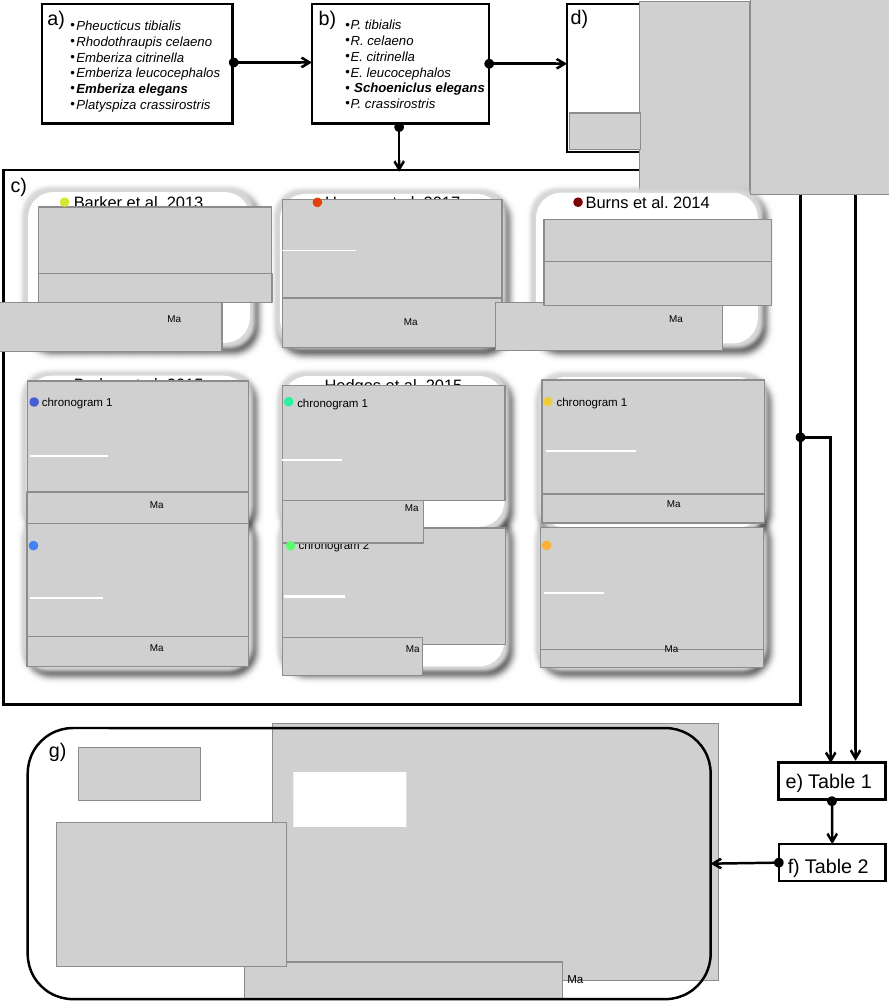
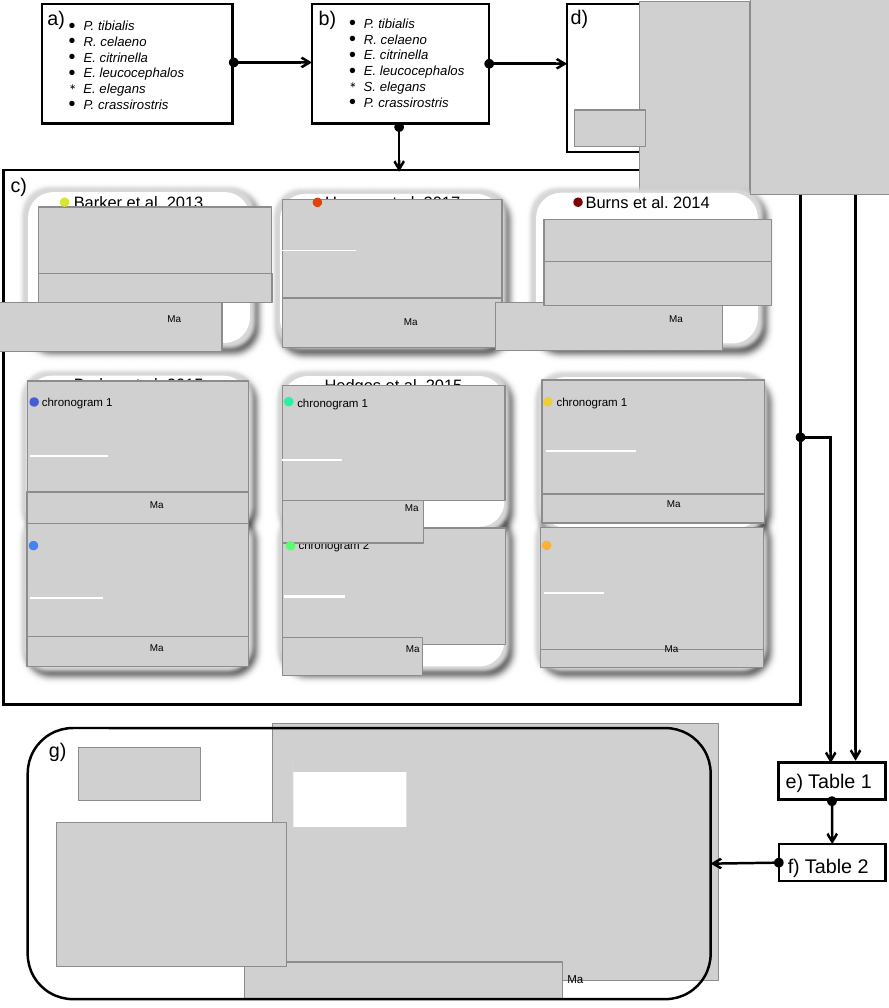
Before and after one commit to LunaSare/datelifeMS1, a slide deck: slide 1 of figures/figure-small-example/figure3-cycle-no-bg.pptx. Drawn at 889x1008 pixels with LibreOffice and Linux fonts; fonts in the diff are those of the drawing; grey boxes stand for pictures. Boxes give left, top, right and bottom in pixels: in the first picture for what was removed or moved away, otherwise in the second. Text is boxed around its words. In the diff, an @@ line names an element or a change of style, - is before the commit and + after.

```diff
--- a/figures/figure-small-example/figure3-cycle-no-bg.pptx
+++ b/figures/figure-small-example/figure3-cycle-no-bg.pptx
@@ text at box(83, 20, 184, 96): text changed @@
-• Pheucticus tibialis
-• Rhodothraupis celaeno
-• Emberiza citrinella
-• Emberiza leucocephalos
-• Emberiza elegans
-• Platyspiza crassirostris
+• P. tibialis
+• R. celaeno
+• E. citrinella
+• E. leucocephalos
+E. elegans
+• P. crassirostris
@@ text "P. tibialis": place and size @@
-text "P. tibialis" at box(345, 35, 485, 108)
+text "P. tibialis" at box(364, 18, 464, 94)
@@ text at box(364, 18, 464, 78): indent changed @@
@@ text added at box(57, 75, 89, 107), 10 pt, text #000000 @@
+*
@@ text added at box(337, 72, 369, 104), 10 pt, text #000000 @@
+*
@@ text at box(364, 81, 426, 94): text changed; bold off @@
-• Schoeniclus elegans
+S. elegans
@@ picture: place and size @@
-picture at box(570, 113, 641, 149)
+picture at box(575, 110, 646, 147)
```
Also in this commit, not shown: 11 other files.
